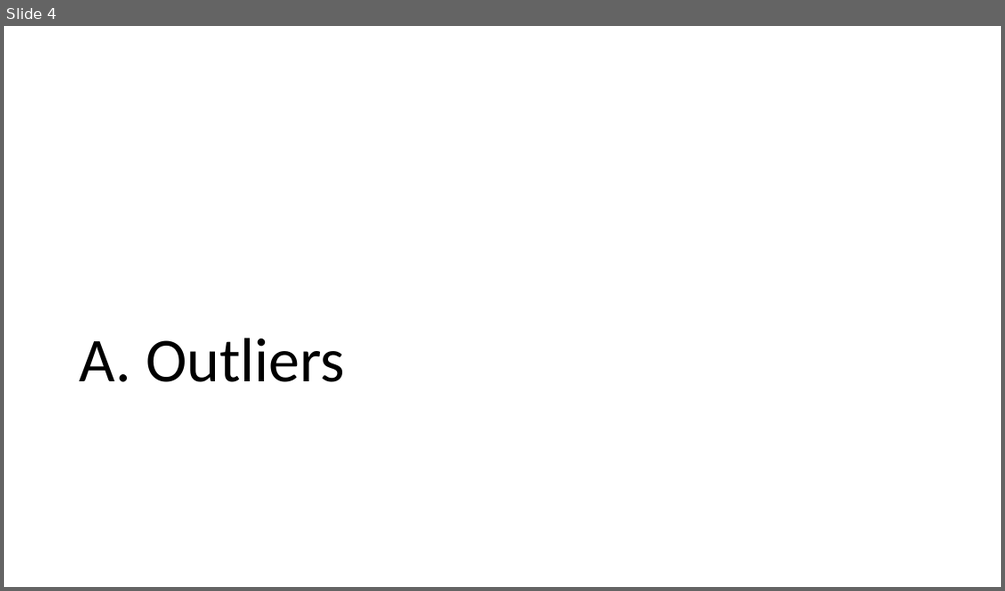
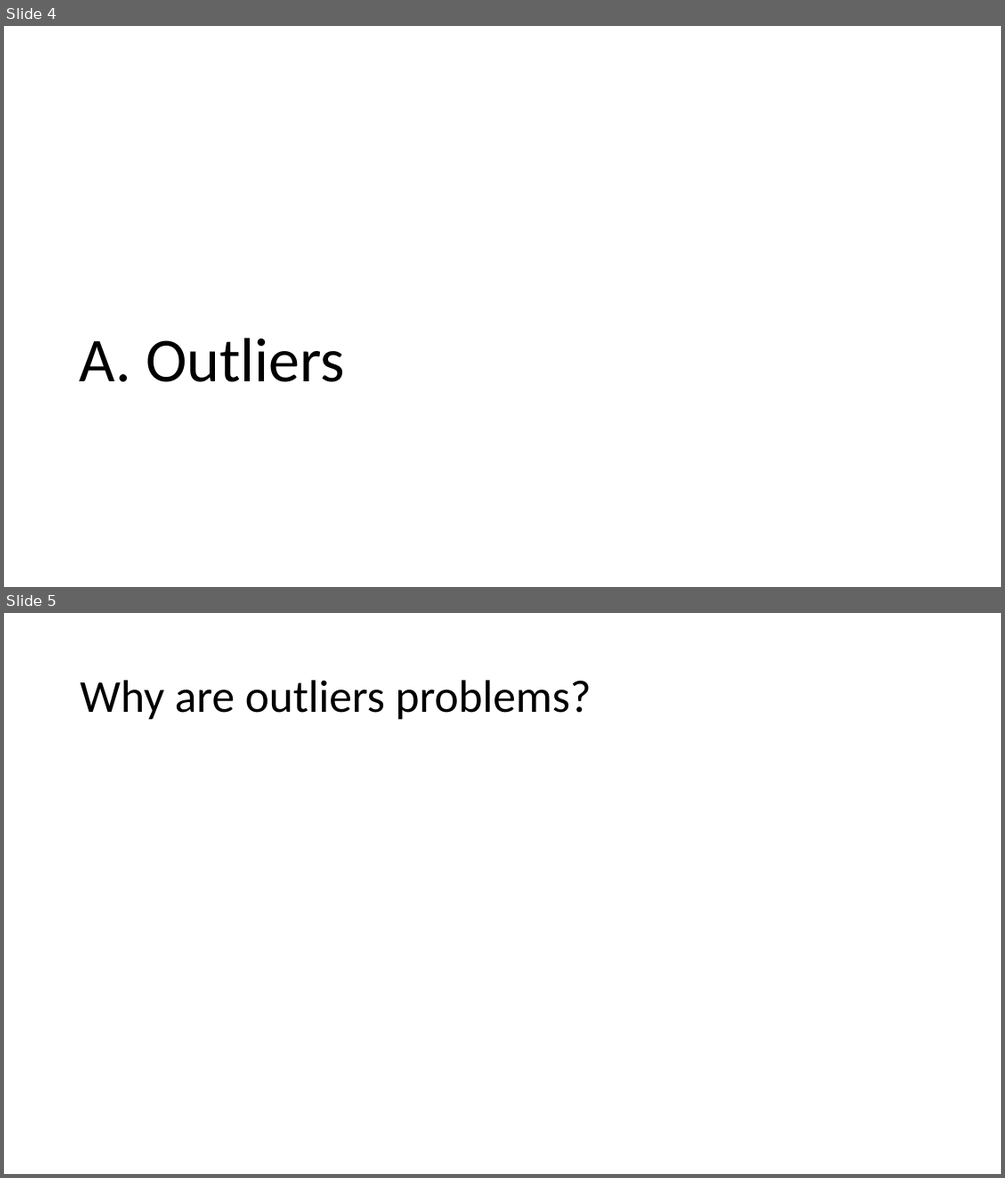
Before and after one commit to shoepaladin/causalinference_crashcourse, a slide deck: Powerpoints/4 Best Practices.pptx. Shown one above the other, each under a label of ours: slide 4 before the commit, slides 4 and 5 after it. The pictures are 1005x591 and 1005x1178 pixels, drawn with LibreOffice and Linux fonts; fonts in the diff are those of the drawing; grey boxes stand for pictures. Boxes give left, top, right and bottom in pixels: in the first picture for what was removed or moved away, otherwise in the second. Text is boxed around its words. In the diff, an @@ line names an element or a change of style, - is before the commit and + after.

```diff
--- a/Powerpoints/4 Best Practices.pptx
+++ b/Powerpoints/4 Best Practices.pptx
@@ slide 5 added at [4, 613, 1001, 1174], background #FFFFFF @@
@@ title added at [80, 680, 591, 720], 44 pt, text #000000 @@
+Why are outliers problems?
```
Also in this commit, not shown: 4 slides changed, 9 other slides added, 6 other files.
